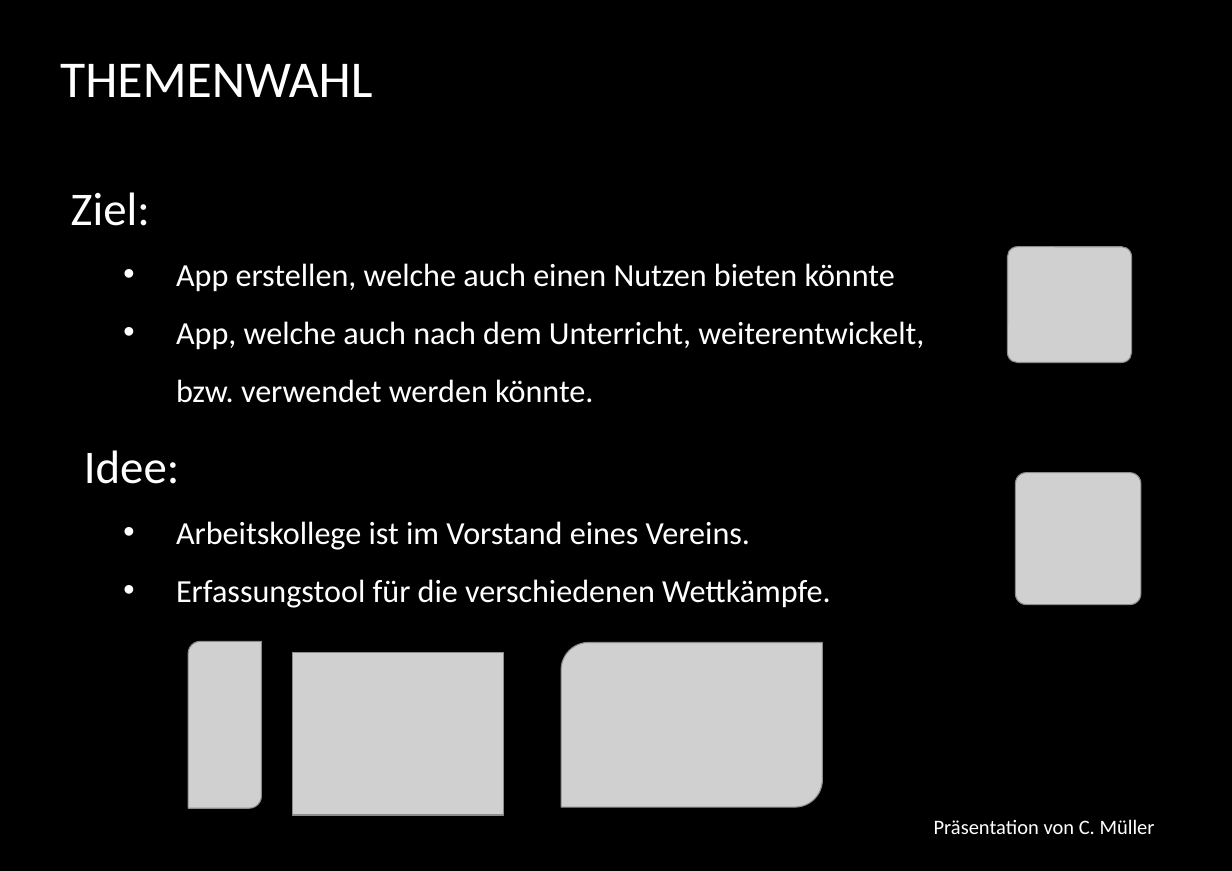
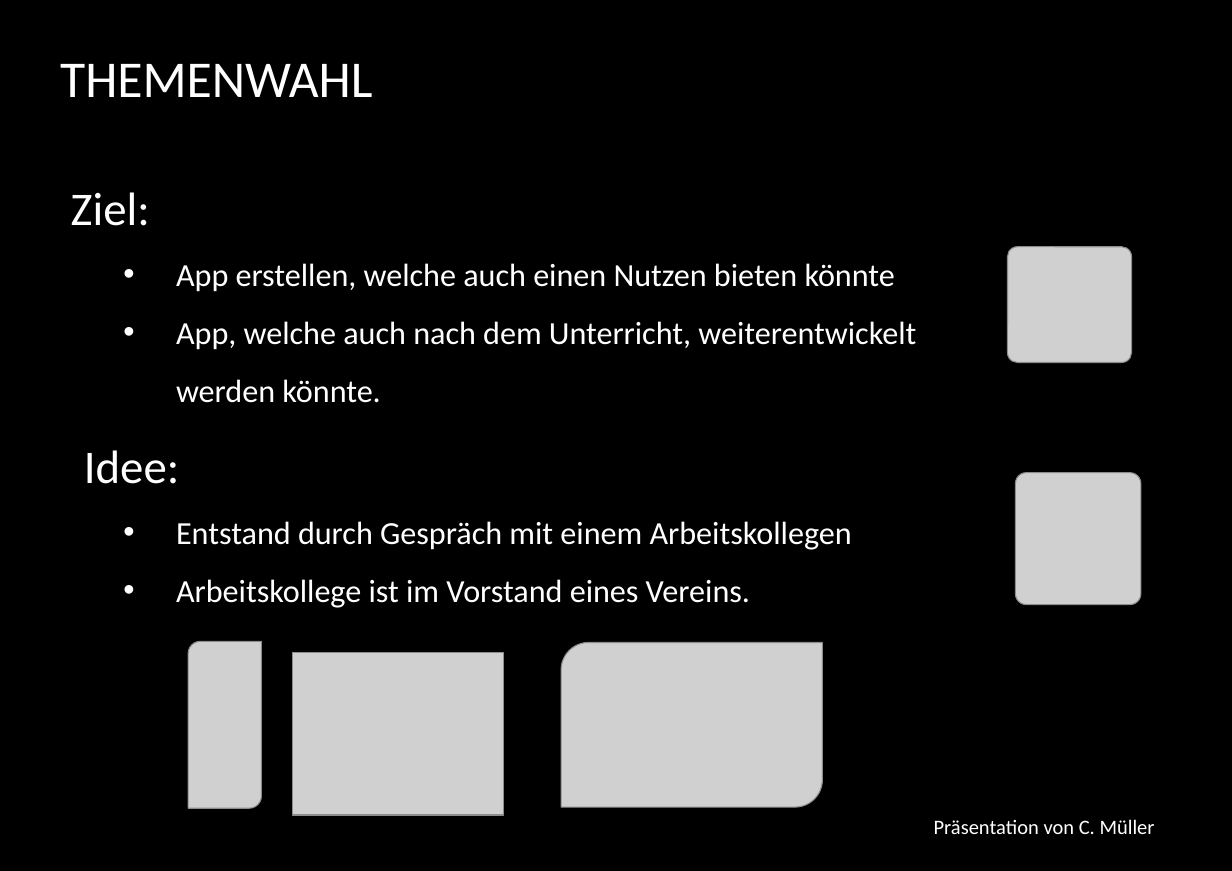
Before and after one commit to HFU-APP/Maennerriege, a slide deck: slide 3 of Präsentation_Abschlusspräsentation cm.pptx. Drawn at 1232x871 pixels with LibreOffice and Linux fonts; fonts in the diff are those of the drawing; grey boxes stand for pictures; background and template pictures are left out. Boxes give left, top, right and bottom in pixels: in the first picture for what was removed or moved away, otherwise in the second. Text is boxed around its words. In the diff, an @@ line names an element or a change of style, - is before the commit and + after.

```diff
--- a/Präsentation_Abschlusspräsentation cm.pptx
+++ b/Präsentation_Abschlusspräsentation cm.pptx
@@ text at (176, 321, 916, 403): text changed @@
-  • App, welche auch nach dem Unterricht, weiterentwickelt,
-  bzw. verwendet werden könnte.
+  • App, welche auch nach dem Unterricht, weiterentwickelt
+  werden könnte.
@@ text at (176, 521, 852, 550): paragraph added @@
+  • Entstand durch Gespräch mit einem Arbeitskollegen
@@ text at (176, 579, 830, 608): paragraph removed @@
-  • Erfassungstool für die verschiedenen Wettkämpfe.
```
Also in this commit, not shown: 2 other slides changed.
